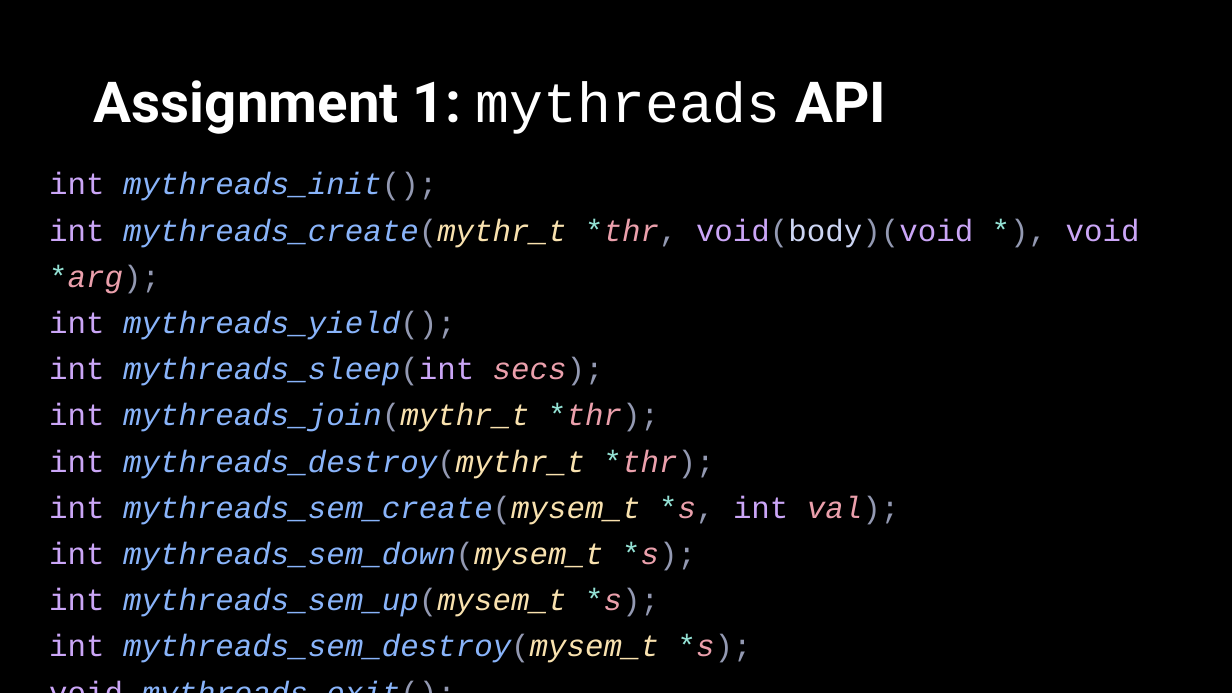
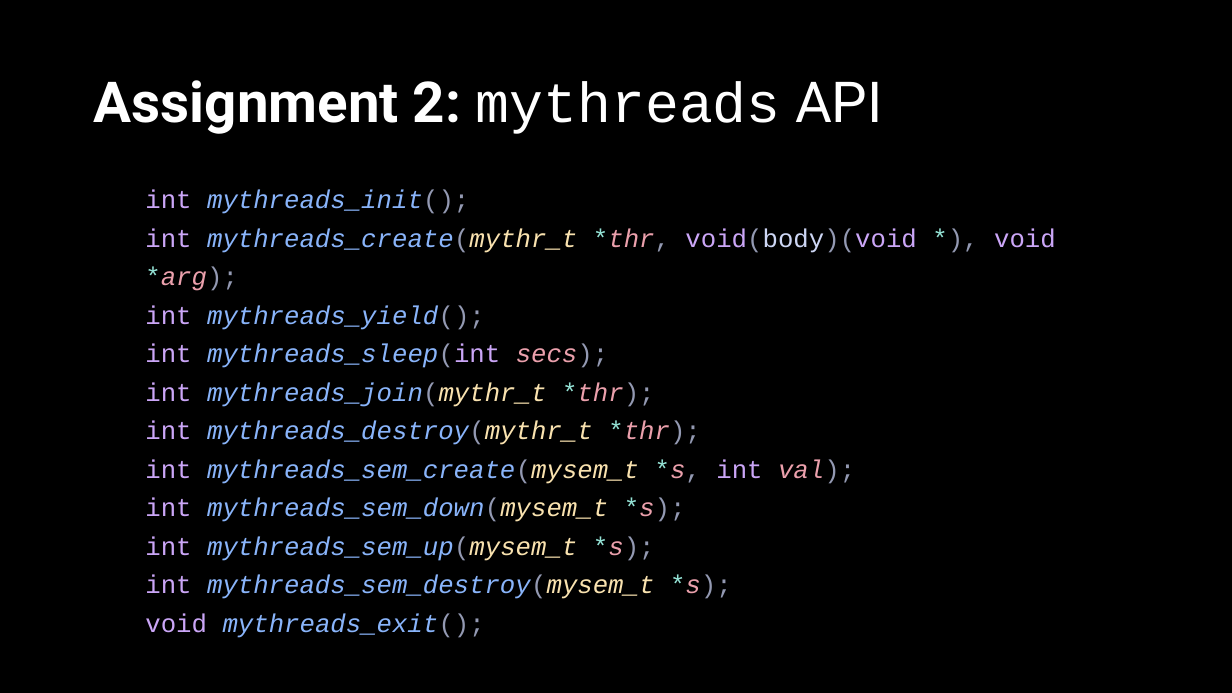
Before and after one commit to ACrispyCookie/ECE321-Concurrent-Programming, a slide deck: slide 11 of Project4/G9-4.pptx (slide 8 before the commit). Drawn at 1232x693 pixels with LibreOffice and Linux fonts; fonts in the diff are those of the drawing. Boxes give left, top, right and bottom in pixels: in the first picture for what was removed or moved away, otherwise in the second. Text is boxed around its words. In the diff, an @@ line names an element or a change of style, - is before the commit and + after.

```diff
--- a/Project4/G9-4.pptx
+++ b/Project4/G9-4.pptx
@@ title at (94,80,883,134): text changed @@
-Assignment 1: mythreads API
+Assignment 2: mythreads API
@@ text "int mythreads_init();": place and size @@
-text "int mythreads_init();" at (49,172,1140,663)
+text "int mythreads_init();" at (145,189,1056,599)
@@ text "int mythreads_init();" at (145,189,1056,599): size 24 to 20 pt @@
```
Also in this commit, not shown: 5 other slides changed, 27 slides added, 6 other files.
